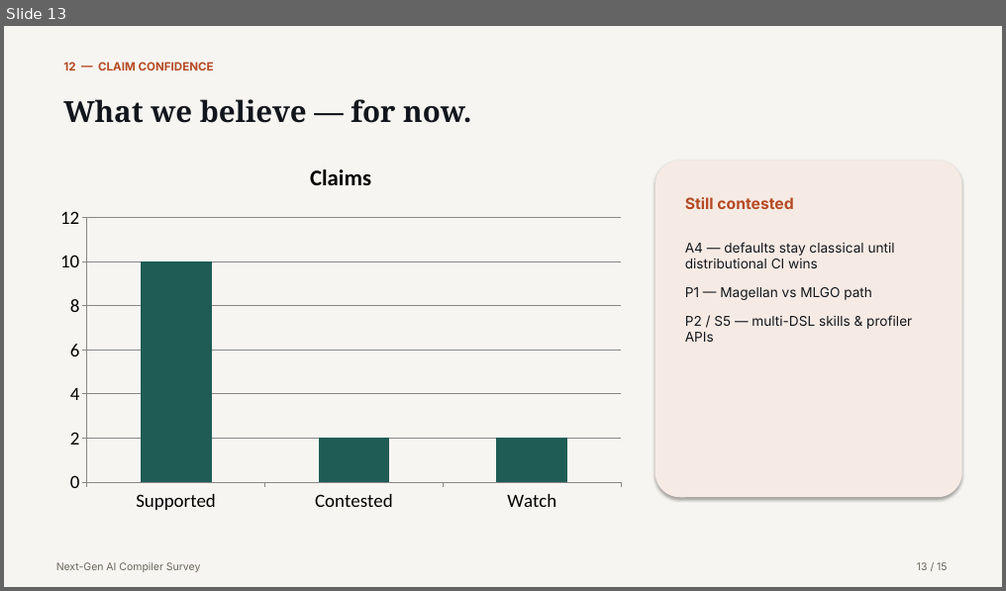
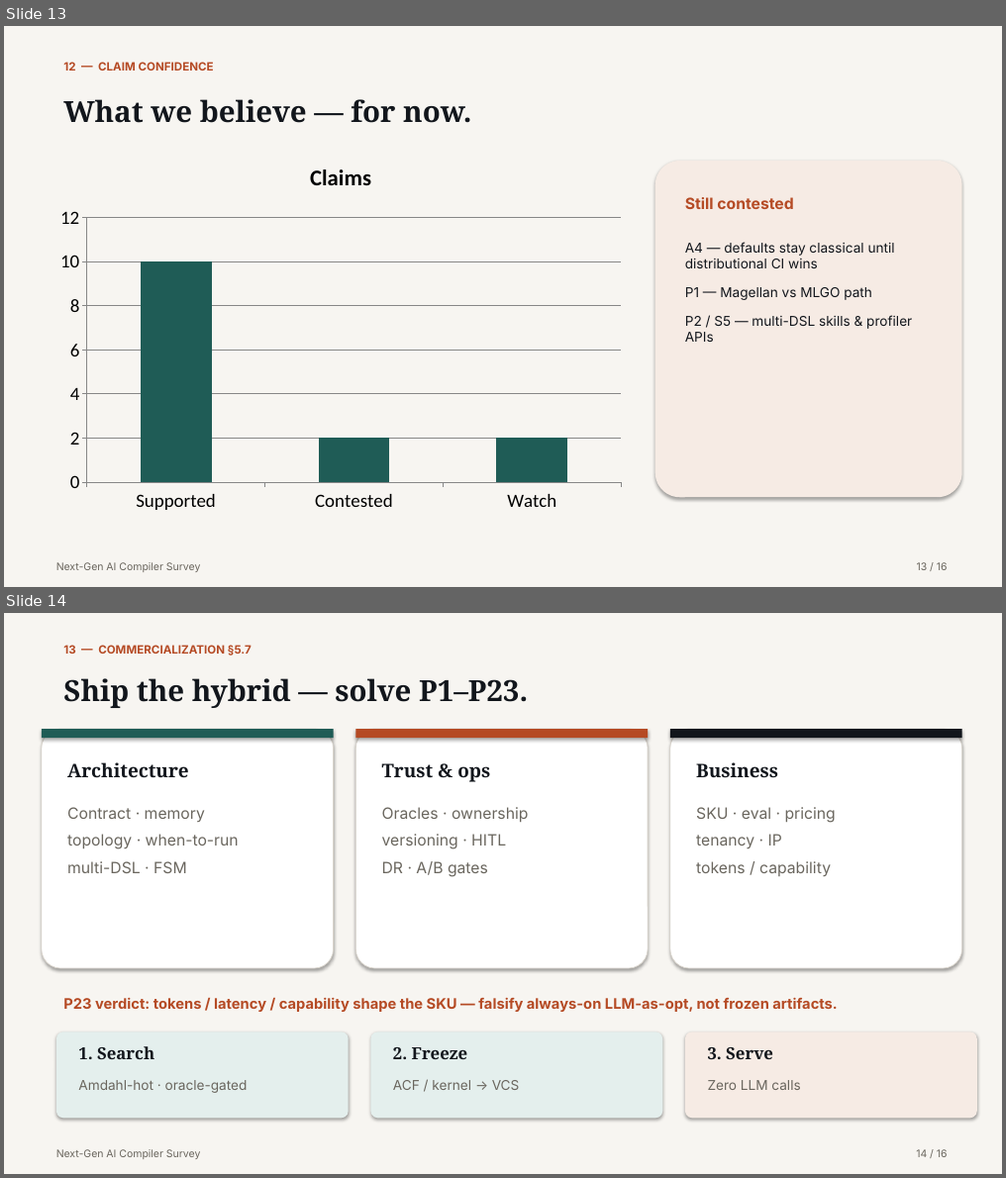
Before and after one commit to zackc6/ai-compiler-survey, a slide deck: publish/out/next-gen-ai-compiler-survey.pptx. Shown one above the other, each under a label of ours: slide 13 before the commit, slides 13 and 14 after it. The pictures are 1006x591 and 1006x1178 pixels, drawn with LibreOffice and Linux fonts; fonts in the diff are those of the drawing. Boxes give left, top, right and bottom in pixels: in the first picture for what was removed or moved away, otherwise in the second. Text is boxed around its words. In the diff, an @@ line names an element or a change of style, - is before the commit and + after.

```diff
--- a/publish/out/next-gen-ai-compiler-survey.pptx
+++ b/publish/out/next-gen-ai-compiler-survey.pptx
@@ slide 14 added at <box>4,613,1002,1174</box>, background #FFFFFF @@
@@ rectangle added at <box>4,613,1002,1174</box>, fill #F7F5F1 @@
@@ text added at <box>63,645,252,656</box>, 11 pt, text #B54A24, bold @@
+13 — COMMERCIALIZATION §5.7
@@ text added at <box>63,678,528,708</box>, 28 pt, text #12161C, bold @@
+Ship the hybrid — solve P1–P23.
@@ rounded rectangle added at <box>42,729,334,968</box>, fill #FFFFFF, outline #D9D4CC 0.75 pt @@
@@ rectangle added at <box>42,729,334,738</box>, fill #1F5C56 @@
@@ rounded rectangle added at <box>355,729,648,968</box>, fill #FFFFFF, outline #D9D4CC 0.75 pt @@
@@ rectangle added at <box>355,729,648,738</box>, fill #B54A24 @@
@@ rounded rectangle added at <box>670,729,962,968</box>, fill #FFFFFF, outline #D9D4CC 0.75 pt @@
@@ rectangle added at <box>670,729,962,738</box>, fill #12161C @@
@@ text added at <box>67,762,189,777</box>, 18 pt, text #12161C, bold @@
+Architecture
@@ text added at <box>382,763,490,782</box>, 18 pt, text #12161C, bold @@
+Trust & ops
@@ text added at <box>696,762,778,777</box>, 18 pt, text #12161C, bold @@
+Business
@@ text added at <box>67,807,239,873</box>, 15 pt, text #6A665E @@
+Contract · memory
+topology · when-to-run
+multi-DSL · FSM
@@ text added at <box>382,807,528,877</box>, 15 pt, text #6A665E @@
+Oracles · ownership
+versioning · HITL
+DR · A/B gates
@@ text added at <box>696,807,836,876</box>, 15 pt, text #6A665E @@
+SKU · eval · pricing
+tenancy · IP
+tokens / capability
@@ text added at <box>63,998,837,1012</box>, 14 pt, text #B54A24, bold @@
+P23 verdict: tokens / latency / capability shape the SKU — falsify always-on LLM-as-opt, not frozen artifacts.
@@ rounded rectangle added at <box>56,1032,349,1118</box>, fill #E4EFED @@
@@ text added at <box>78,1047,154,1059</box>, 16 pt, text #12161C, bold @@
+1. Search
@@ rounded rectangle added at <box>371,1032,662,1118</box>, fill #E4EFED @@
@@ text added at <box>393,1048,468,1059</box>, 16 pt, text #12161C, bold @@
+2. Freeze
@@ rounded rectangle added at <box>685,1032,977,1118</box>, fill #F6EBE4 @@
@@ text added at <box>708,1048,773,1059</box>, 16 pt, text #12161C, bold @@
+3. Serve
@@ text added at <box>78,1080,248,1093</box>, 13 pt, text #6A665E @@
+Amdahl-hot · oracle-gated
@@ text added at <box>393,1080,520,1090</box>, 13 pt, text #6A665E @@
+ACF / kernel → VCS
@@ text added at <box>708,1080,800,1090</box>, 13 pt, text #6A665E @@
+Zero LLM calls
@@ text added at <box>56,1150,200,1159</box>, 10 pt, text #6A665E @@
+Next-Gen AI Compiler Survey
@@ text added at <box>916,1150,947,1157</box>, 10 pt, text #6A665E @@
+14 / 16
@@ slide 13 changed as well @@
@@ text at <box>917,563,947,570</box>: text changed @@
-13 / 15
+13 / 16
```
Also in this commit, not shown: 13 other slides changed, 12 other files.
